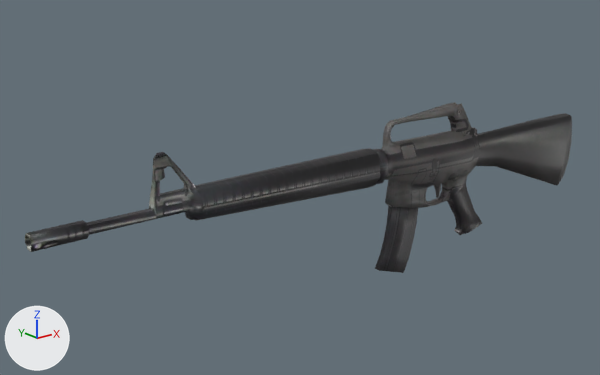
Before and after pictures for a commit that changed the Blender file Guns/M16.blend.
Rendered twice from a 50 mm lens placed at (-1.221, -1.083, 0.476), pointed at (-0.288, 0.083, 0.01). Lighting does not change. The marker at lower left points along +X, +Y and +Z.

The first picture shows 'CatridgeClip', 'Rifle'.
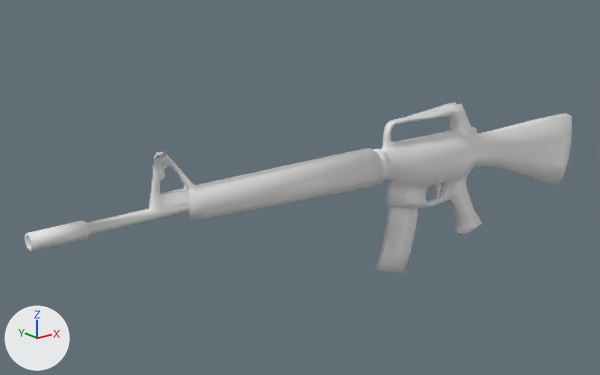
What the commit changed:
me_riflemesh has 487 vertices, 503 faces and spans x -0.839..0.443, y -0.028..0.028, z -0.148..0.151.
me_riflemesh is used by ob_rifle; location (0.0, 0.0, 0.0).
me_riflemesh no longer uses material mat_m16_asg_w_jpg (picture img_m16_asg_w_jpg).
me_riflemesh part 1: the whole mesh is turned -90 degrees about the x axis through the mesh origin.
me_catridgeclipmesh has 30 vertices, 32 faces and spans x -0.0575..0.0458, y -0.006..0.006, z -0.0697..0.0777.
me_catridgeclipmesh no longer uses material mat_m16_asg_w_jpg (picture img_m16_asg_w_jpg).
Object 'Rifle' (ob_rifle) turns from (0, 0, 0) to (90, 0, 0) degrees about x, y and z.
Object 'CatridgeClip' (ob_catridgeclip) moves from (-0.105, 0.0, -0.116) to (-0.105, -0.116, 0.0).
Object 'CatridgeClip' (ob_catridgeclip) turns from (0, 0, 0) to (-90, 0, 0) degrees about x, y and z.

Pixel boxes (x1, y1, x2, y2) of what changed, in the pictures (600 x 375 px):
'Rifle', recoloured, turned: (25, 102, 572, 252) in both
'CatridgeClip', recoloured, moved, turned (black to grey): (375, 205, 418, 273) in both
